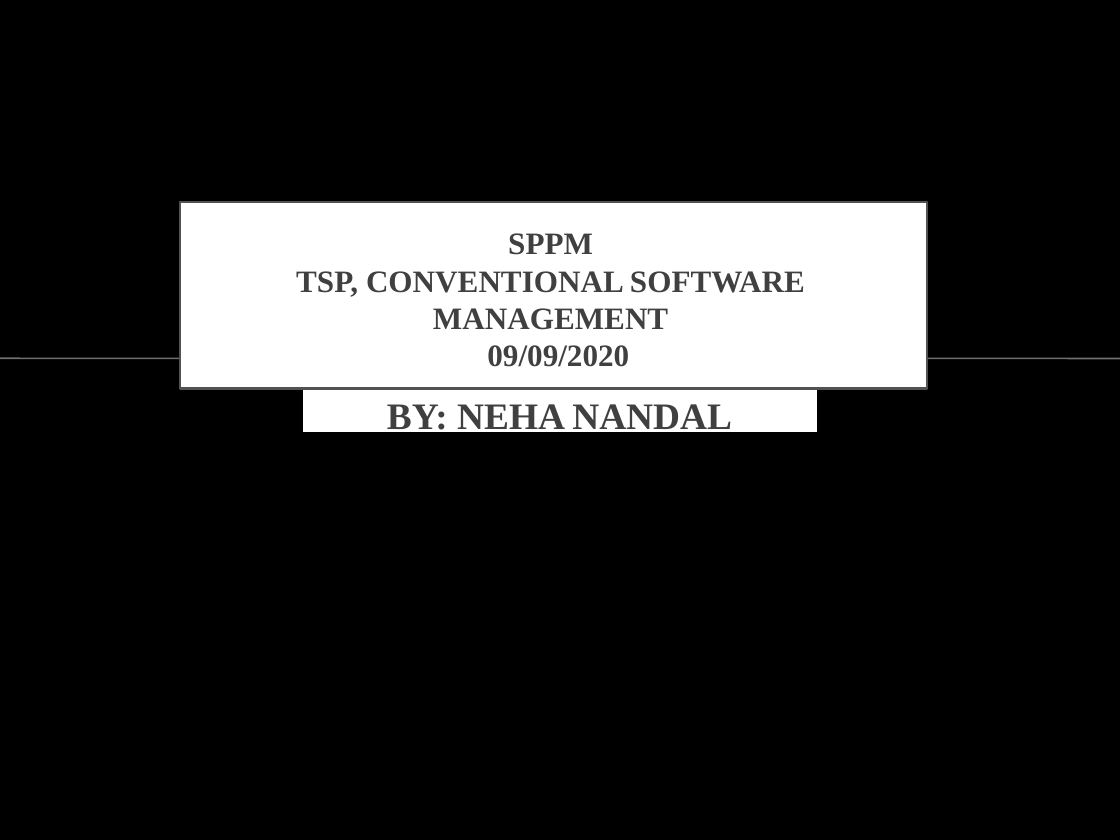
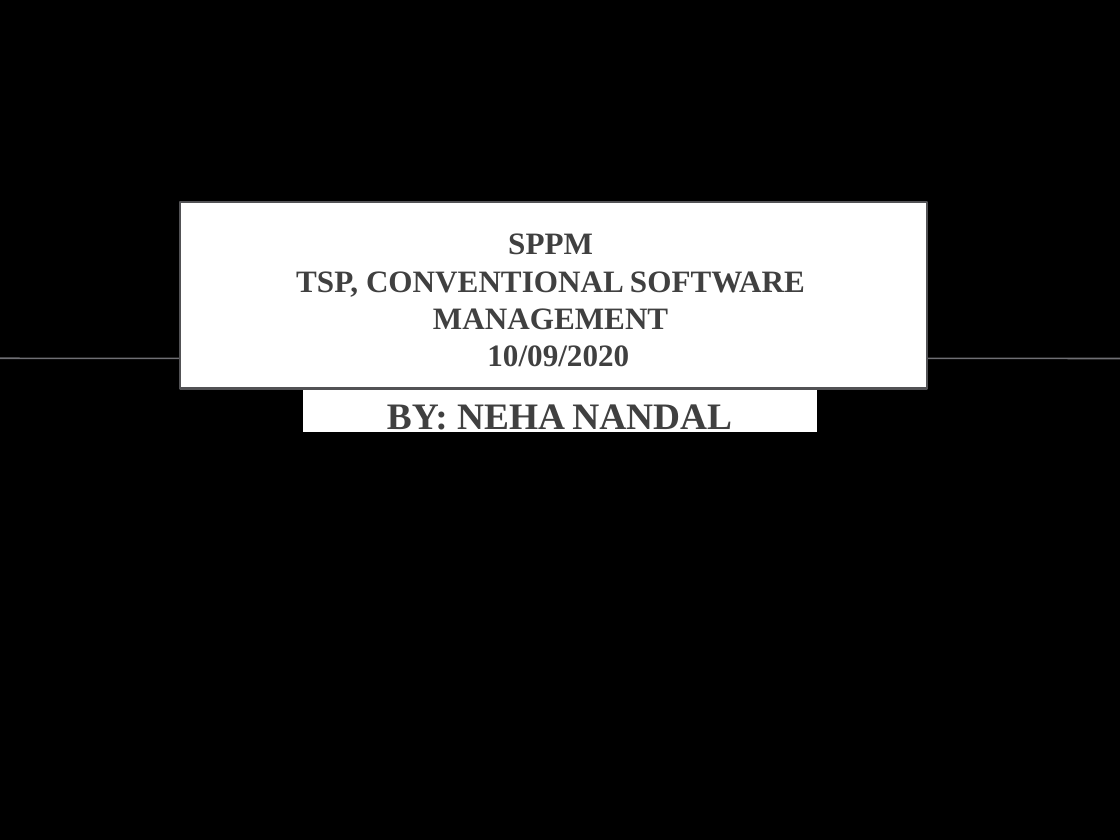
Before and after one commit to nandalneha/SOFTWARE-PROCESS-AND-PROJECT-MANAGEMENT, a slide deck: slide 1 of L-10.pptx. Drawn at 1120x840 pixels with LibreOffice and Linux fonts; fonts in the diff are those of the drawing; background and template pictures are left out. Boxes give left, top, right and bottom in pixels: in the first picture for what was removed or moved away, otherwise in the second. Text is boxed around its words. In the diff, an @@ line names an element or a change of style, - is before the commit and + after.

```diff
--- a/L-10.pptx
+++ b/L-10.pptx
@@ title at (296,233,805,367): text changed @@
-SPPM
-TSP, CONVENTIONAL SOFTWARE MANAGEMENT
-09/09/2020
+SPPM
+TSP, CONVENTIONAL SOFTWARE MANAGEMENT
+10/09/2020
```
Also in this commit, not shown: 1 other slide changed, 1 slide added, 5 other files.
